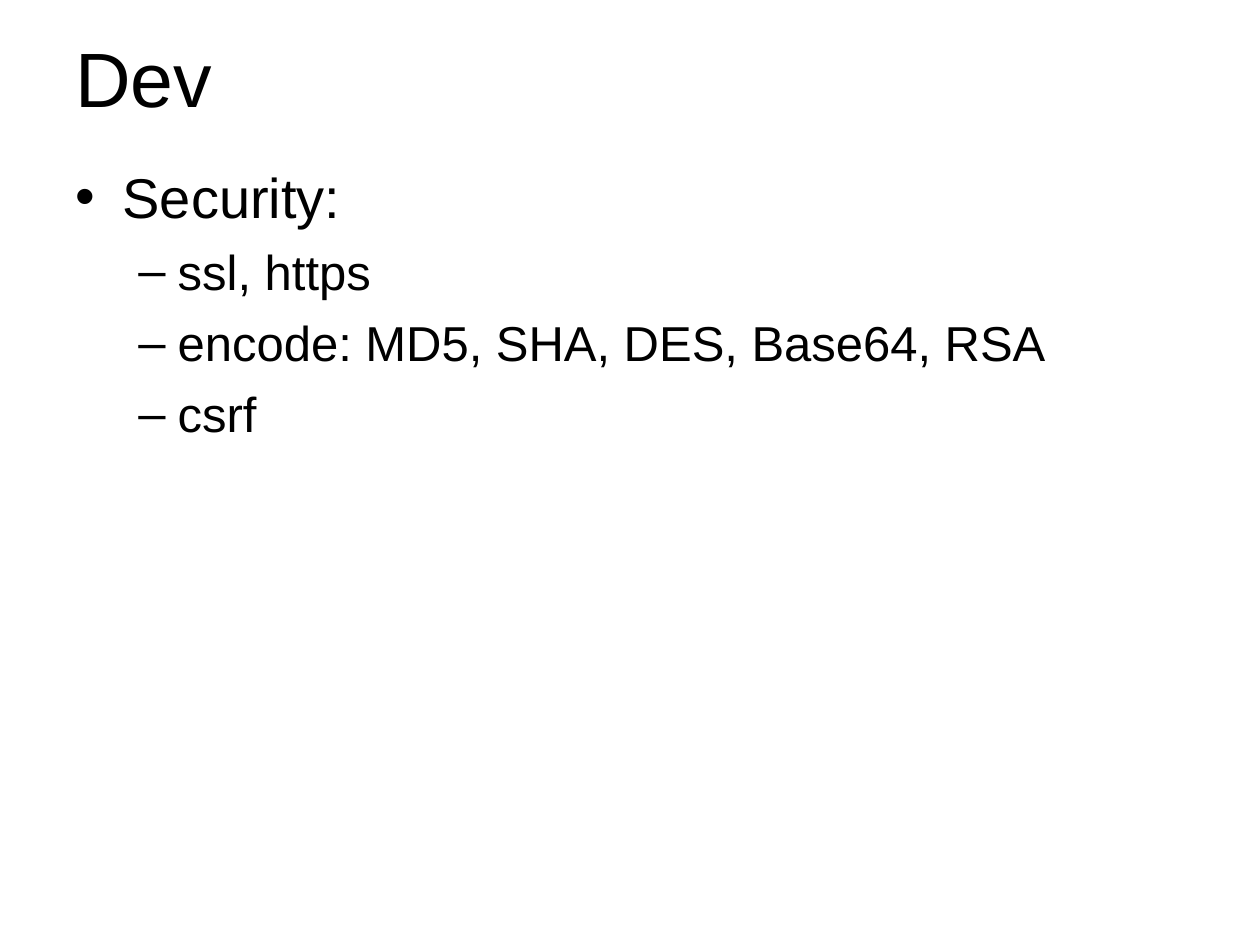
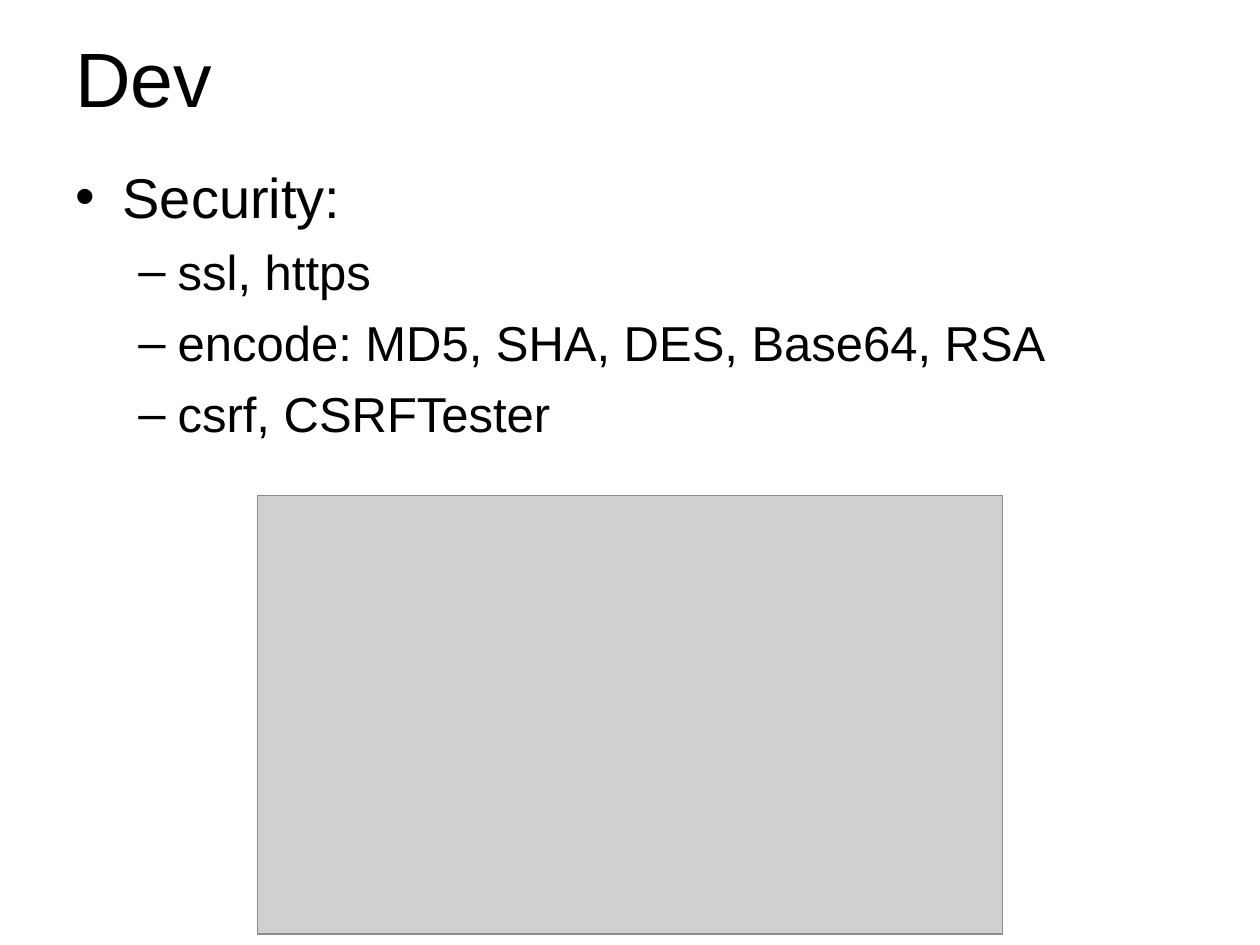
Before and after one commit to Wang-Ray/notes, a slide deck: slide 17 of Architect.ppt. Drawn at 1260x945 pixels with LibreOffice and Linux fonts; fonts in the diff are those of the drawing; grey boxes stand for pictures; background and template pictures are left out. Boxes give left, top, right and bottom in pixels: in the first picture for what was removed or moved away, otherwise in the second. Text is boxed around its words. In the diff, an @@ line names an element or a change of style, - is before the commit and + after.

```diff
--- a/Architect.ppt
+++ b/Architect.ppt
@@ text at (x1=178, y1=396, x2=550, y2=439): text changed @@
-  – csrf
+  – csrf, CSRFTester
@@ picture added at (x1=257, y1=495, x2=1003, y2=934) @@
```
Also in this commit, not shown: 12 other slides changed, 1 slide added, 2 slides removed, 1 other file.
